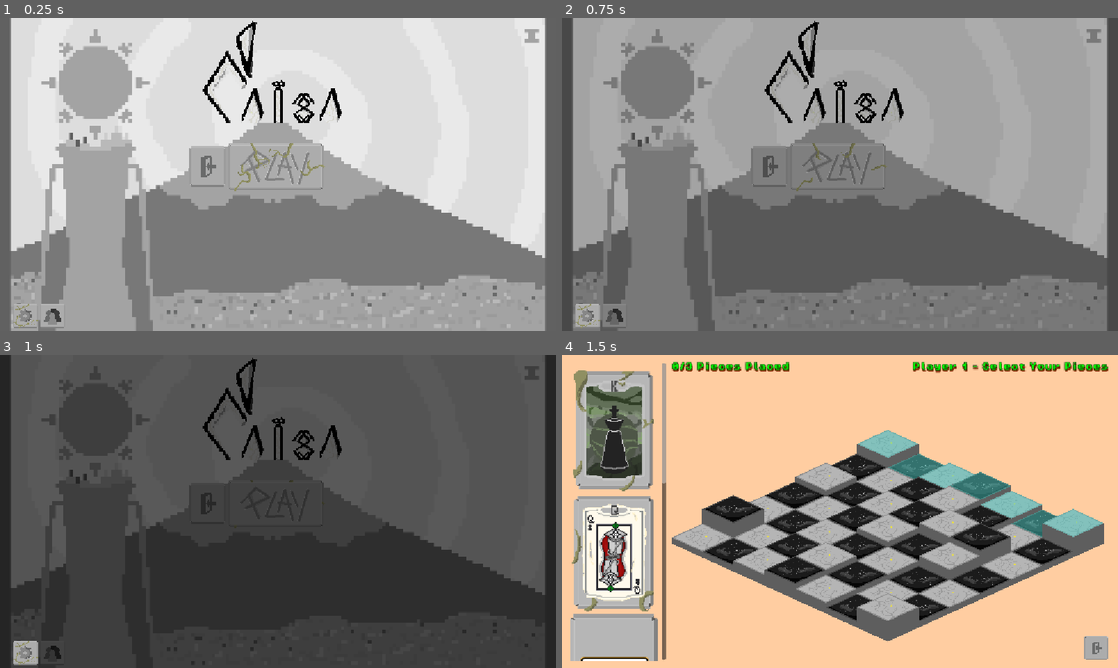
Above: before the commit, frames 1-4 (two rows, left to right).
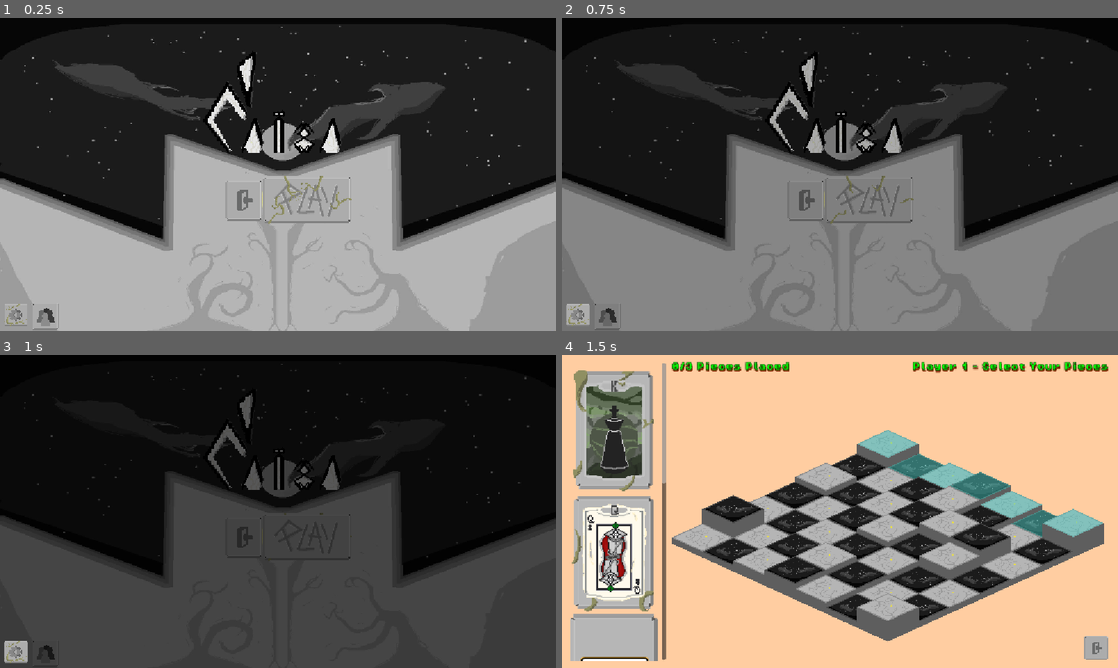
Above: after the commit, the same moments.

Repository: Caiisa-Games/caiisa
Game: Godot game, scene res://scenes/main_menu.tscn
The game is run twice, just before and just after one commit, with the same random seed, the same clock (stepped at 60 frames per second) and the same inputs.
Inputs (mouse positions are in pixels of both pictures, inside the frame that each line leads up to; where the layout moved, square brackets give the same spot in the first picture):
- Up to frame 1 (0.25 s): no input
- Up to frame 2 (0.75 s): click (906, 196) [840, 165] at 0.5 s
- Up to frame 3 (1 s): no input
- Up to frame 4 (1.5 s): click (578, 652) [589, 652] at 1.25 s

The runs differ from the first frame. In frame 1, 80% of the frame differs, in the area x 0-100%, y 0-100%; in frame 2, 78%; in frame 3, 55%; in frame 4, nothing differs.

Commit message:
finish menu

Diff:
--- a/scenes/main_menu.tscn
+++ b/scenes/main_menu.tscn
@@ -1,8 +1,9 @@
-[gd_scene load_steps=93 format=3 uid="uid://5lb0il0rj8or"]
+[gd_scene load_steps=94 format=3 uid="uid://5lb0il0rj8or"]
 
 [ext_resource type="Script" path="res://scenes/main_menu.gd" id="1_bqqt6"]
 [ext_resource type="FontFile" uid="uid://bcunte0mi7gyh" path="res://assets/fonts/Pixel-Bold.ttf" id="2_ekxnf"]
 [ext_resource type="Texture2D" uid="uid://cdnprc84r25rp" path="res://assets/Background.png" id="2_hstxw"]
+[ext_resource type="Texture2D" uid="uid://dwmcwmkiiwvk7" path="res://assets/Background-2.png.jpeg" id="4_dj67d"]
 [ext_resource type="Texture2D" uid="uid://joxiu01wkl58" path="res://assets/Credit.png" id="5_hstxw"]
 [ext_resource type="Texture2D" uid="uid://bxxl3n03y3jqf" path="res://assets/ani_setting/Settings-Animation1.png" id="7_6h3lr"]
 [ext_resource type="Texture2D" uid="uid://dyrktggnqs1af" path="res://assets/Exit.png" id="7_8egab"]
@@ -459,6 +460,7 @@
 metadata/_edit_lock_ = true
 
 [node name="TextureRect" type="TextureRect" parent="."]
+visible = false
 layout_mode = 1
 anchors_preset = 15
 anchor_right = 1.0
@@ -472,12 +474,25 @@
 texture = ExtResource("2_hstxw")
 metadata/_edit_lock_ = true
 
+[node name="TextureRect3" type="TextureRect" parent="."]
+layout_mode = 1
+anchors_preset = 15
+anchor_right = 1.0
+anchor_bottom = 1.0
+offset_top = -0.9999974
+offset_right = 348.0
+offset_bottom = 363.0
+grow_horizontal = 2
+grow_vertical = 2
+scale = Vector2(0.76765496, 0.64184445)
+texture = ExtResource("4_dj67d")
+
 [node name="TextureRect2" type="TextureRect" parent="."]
 layout_mode = 0
-offset_left = 344.00003
-offset_top = -69.0
-offset_right = 4844.0
-offset_bottom = 3431.0
+offset_left = 345.00003
+offset_top = -7.0000086
+offset_right = 4845.0
+offset_bottom = 3493.0
 scale = Vector2(0.1, 0.1)
 texture = ExtResource("9_jk1qb")
 
@@ -515,14 +530,13 @@
 position = Vector2(37, 38)
 scale = Vector2(0.084974125, 0.084974155)
 sprite_frames = SubResource("SpriteFrames_c6nra")
-animation = &"unhover"
 
 [node name="ExitButton" type="TextureButton" parent="."]
 layout_mode = 0
-offset_left = 392.00003
-offset_top = 265.0001
-offset_right = 442.00003
-offset_bottom = 315.0001
+offset_left = 467.00003
+offset_top = 335.0001
+offset_right = 517.0
+offset_bottom = 385.0001
 scale = Vector2(1.5196102, 1.6855116)
 texture_normal = ExtResource("7_8egab")
 ignore_texture_size = true
@@ -535,10 +549,10 @@
 anchor_top = 0.5
 anchor_right = 0.5
 anchor_bottom = 0.5
-offset_left = -102.0
-offset_top = -64.0
-offset_right = 1835.0
-offset_bottom = 925.0
+offset_left = 45.0
+offset_top = -3.0
+offset_right = 1982.0
+offset_bottom = 986.0
 grow_horizontal = 2
 grow_vertical = 2
 scale = Vector2(0.09967807, 0.09260933)
@@ -548,8 +562,8 @@
 theme_override_styles/hover = SubResource("StyleBoxEmpty_xyero")
 
 [node name="AnimatedSprite2D" type="AnimatedSprite2D" parent="TextureButton"]
-position = Vector2(988.18066, 529.105)
-scale = Vector2(1.039644, 1.094027)
+position = Vector2(163.22021, 604.6885)
+scale = Vector2(0.9596992, 1.094027)
 sprite_frames = SubResource("SpriteFrames_6h3lr")
 animation = &"hover"
 
@@ -591,17 +605,17 @@
 visibility_layer = 30
 z_index = 1
 layout_mode = 0
-offset_left = 82.0
-offset_top = 592.0
-offset_right = 135.0
-offset_bottom = 642.0
+offset_left = 66.0
+offset_top = 590.0
+offset_right = 122.0
+offset_bottom = 645.0
 texture_normal = ExtResource("5_hstxw")
 ignore_texture_size = true
 stretch_mode = 0
 
 [node name="SettingsMenu" parent="." instance=ExtResource("31_6h3lr")]
-offset = Vector2(-460, 378)
-transform = Transform2D(1, 0, 0, 1, -460, 378)
+offset = Vector2(-480, 378)
+transform = Transform2D(1, 0, 0, 1, -480, 378)
 
 [connection signal="mouse_entered" from="SettingsButton" to="." method="_on_settings_hover"]
 [connection signal="mouse_exited" from="SettingsButton" to="." method="_on_settings_exit"]
--- a/scenes/settings_menu.gd
+++ b/scenes/settings_menu.gd
@@ -27,7 +27,7 @@
 	#closed.emit()
 	#queue_free()
 	#pass
-
+	#$Button/AnimatedSprite2D.play("new_animation")
 
 func _on_check_button_pressed() -> void:
 	if ddd:
--- a/scenes/settings_menu.tscn
+++ b/scenes/settings_menu.tscn
@@ -238,13 +238,13 @@
 flat = true
 
 [node name="AnimatedSprite2D" type="AnimatedSprite2D" parent="Button"]
-position = Vector2(30, 29)
-scale = Vector2(0.055636067, 0.051926088)
+position = Vector2(29.999985, 27.175943)
+scale = Vector2(0.05306122, 0.04835187)
 sprite_frames = SubResource("SpriteFrames_bgjg7")
-animation = &"hoverr"
 
 [node name="PanelContainer" type="PanelContainer" parent="Button"]
 auto_translate_mode = 1
+visible = false
 z_index = -1
 layout_mode = 0
 offset_left = 5.0
Binary file added: assets/Background-2.png.jpeg
Not shown, added: assets/Background-2.png.jpeg.import
Binary file added: assets/Sprite-0001.png
Not shown, added: assets/Sprite-0001.png.import
